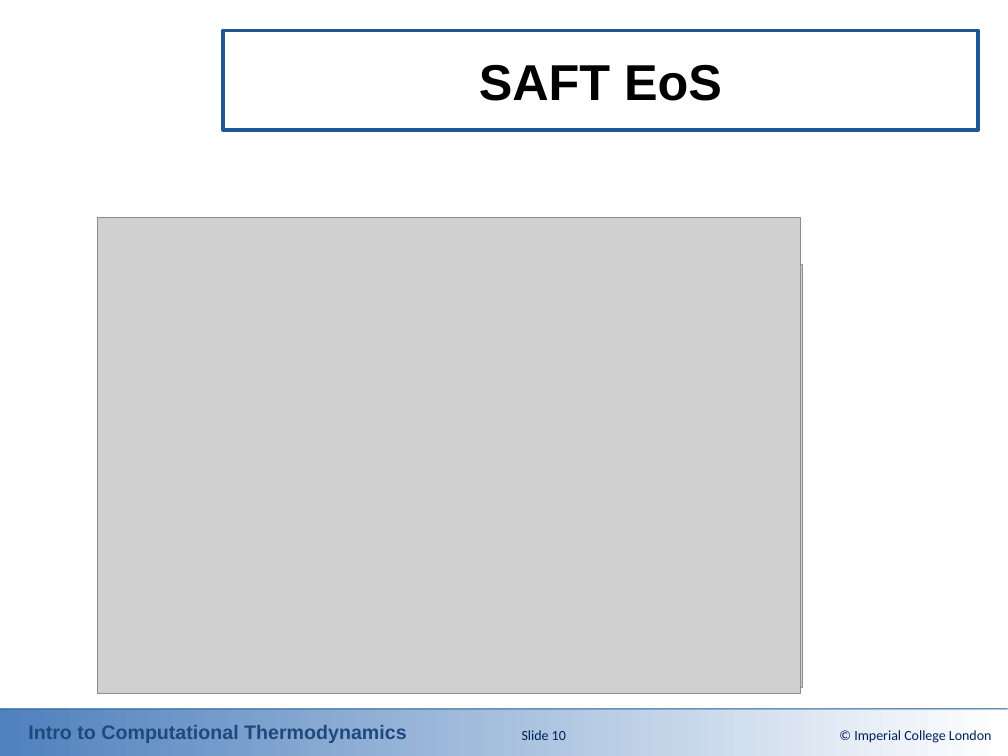
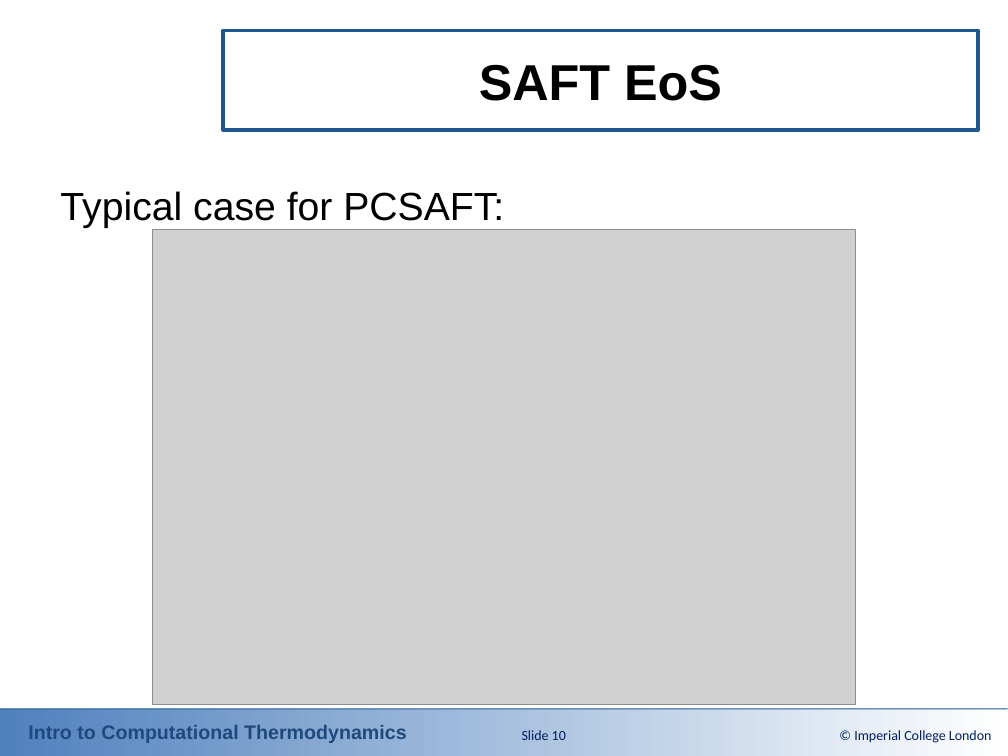
Before and after one commit to ClapeyronThermo/introduction-to-computational-thermodynamics, a slide deck: slide 10 of Part 3 - Solving the problems/Powerpoint Slides/3-1_Pressure_and_Volume_Solvers.pptx. Drawn at 1008x756 pixels with LibreOffice and Linux fonts; fonts in the diff are those of the drawing; grey boxes stand for pictures; background and template pictures are left out. Boxes give left, top, right and bottom in pixels: in the first picture for what was removed or moved away, otherwise in the second. Text is boxed around its words. In the diff, an @@ line names an element or a change of style, - is before the commit and + after.

```diff
--- a/Part 3 - Solving the problems/Powerpoint Slides/3-1_Pressure_and_Volume_Solvers.pptx
+++ b/Part 3 - Solving the problems/Powerpoint Slides/3-1_Pressure_and_Volume_Solvers.pptx
@@ text added at bbox=[60, 191, 504, 228], 28 pt, text #000000 @@
+Typical case for PCSAFT:
@@ picture: place and size @@
-picture at bbox=[97, 218, 800, 694]
+picture at bbox=[152, 229, 856, 705]
@@ picture removed at bbox=[177, 264, 802, 687] @@
```
Also in this commit, not shown: 2 other slides changed, 5 other files.
